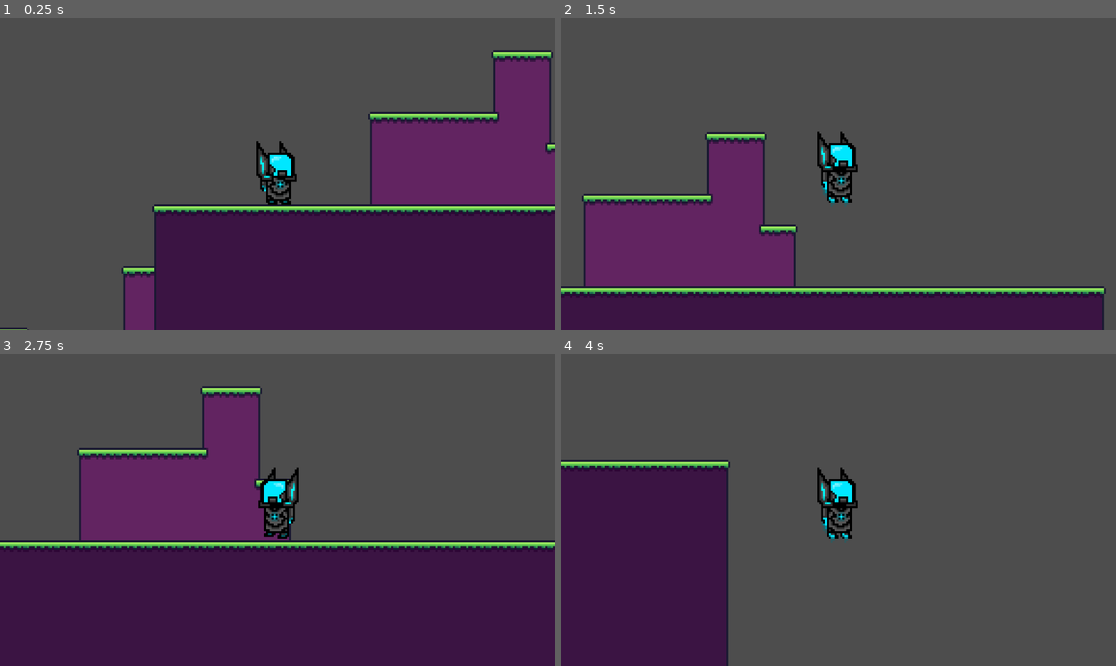
Above: before the commit, frames 1-4 (two rows, left to right).
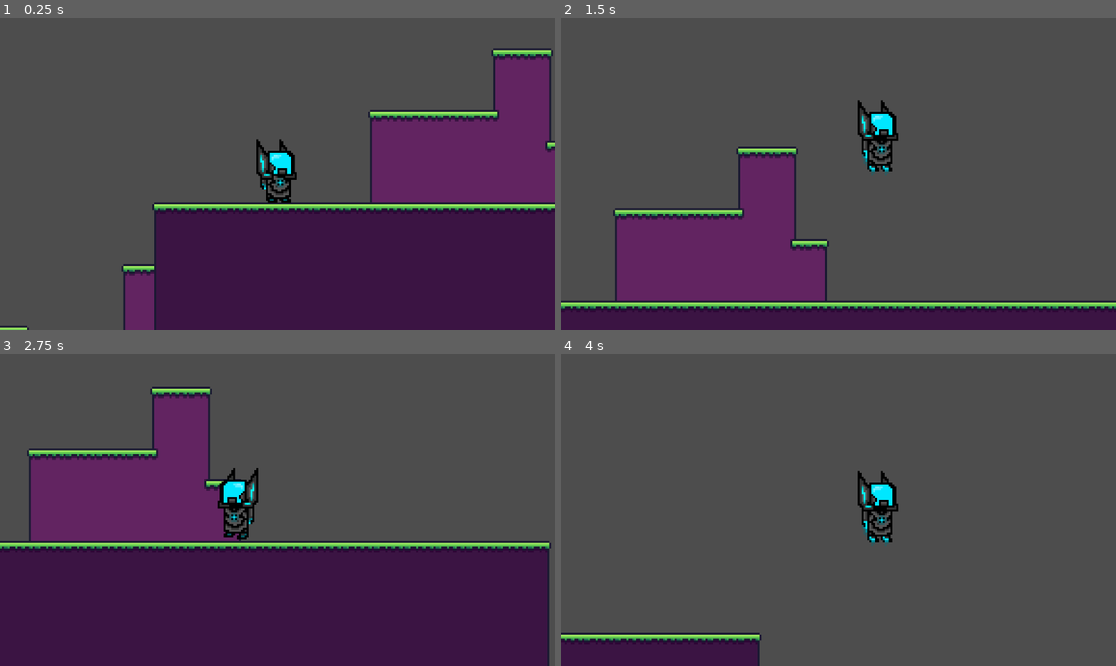
Above: after the commit, the same moments.

Repository: krit8624/Reclaimation
Game: Godot game, scene res://Assets/Scences/Areas/area_1.tscn
The game is run twice, just before and just after one commit, with the same random seed, the same clock (stepped at 60 frames per second) and the same inputs.
Inputs:
- Up to frame 1 (0.25 s): no input
- Up to frame 2 (1.5 s): hold Space (jump) 0.53-1.28 s; hold D (move_right) from 0.53 s (still down); tap Space (jump) at 1.35 s
- Up to frame 3 (2.75 s): tap Space (jump) at 1.52, 1.82 s; release D (move_right) at 2.03 s; hold A (move_left) from 2.03 s (still down); hold Space (jump) from 2.03 s (still down)
- Up to frame 4 (4 s): release A (move_left) at 2.78 s; release Space (jump) at 2.78 s; hold D (move_right) from 2.78 s (still down); tap Space (jump) at 2.85, 3.02, 3.32 s; hold Space (jump) from 3.53 s (still down)

The runs differ from the first frame. In frame 1, 4.4% of the frame differs, in the area x 0-100%, y 9-100%; in frame 2, 17%; in frame 3, 12%; in frame 4, 20%, in the area x 0-61%, y 33-100%.

Commit message:
Add player can move down through one way floor

Diff:
--- a/Assets/Scences/Areas/area_1.tscn
+++ b/Assets/Scences/Areas/area_1.tscn
@@ -8,16 +8,16 @@
 0:0/0 = 0
 0:0/0/terrain_set = 0
 0:0/0/terrain = 0
-0:0/0/physics_layer_0/polygon_0/points = PackedVector2Array(-8, -8, 8, -8, 8, -4, -8, -4)
-0:0/0/physics_layer_0/polygon_0/one_way = true
+0:0/0/physics_layer_1/polygon_0/points = PackedVector2Array(-8, -8, 8, -8, 8, -4, -8, -4)
+0:0/0/physics_layer_1/polygon_0/one_way = true
 0:0/0/terrains_peering_bit/right_side = 0
 0:0/0/terrains_peering_bit/bottom_right_corner = 0
 0:0/0/terrains_peering_bit/bottom_side = 0
 1:0/0 = 0
 1:0/0/terrain_set = 0
 1:0/0/terrain = 0
-1:0/0/physics_layer_0/polygon_0/points = PackedVector2Array(-8, -8, 8, -8, 8, -4, -8, -4)
-1:0/0/physics_layer_0/polygon_0/one_way = true
+1:0/0/physics_layer_1/polygon_0/points = PackedVector2Array(-8, -8, 8, -8, 8, -4, -8, -4)
+1:0/0/physics_layer_1/polygon_0/one_way = true
 1:0/0/terrains_peering_bit/right_side = 0
 1:0/0/terrains_peering_bit/bottom_right_corner = 0
 1:0/0/terrains_peering_bit/bottom_side = 0
@@ -26,16 +26,16 @@
 2:0/0 = 0
 2:0/0/terrain_set = 0
 2:0/0/terrain = 0
-2:0/0/physics_layer_0/polygon_0/points = PackedVector2Array(-8, -8, 8, -8, 8, -4, -8, -4)
-2:0/0/physics_layer_0/polygon_0/one_way = true
+2:0/0/physics_layer_1/polygon_0/points = PackedVector2Array(-8, -8, 8, -8, 8, -4, -8, -4)
+2:0/0/physics_layer_1/polygon_0/one_way = true
 2:0/0/terrains_peering_bit/bottom_side = 0
 2:0/0/terrains_peering_bit/bottom_left_corner = 0
 2:0/0/terrains_peering_bit/left_side = 0
 3:0/0 = 0
 3:0/0/terrain_set = 0
 3:0/0/terrain = 0
-3:0/0/physics_layer_0/polygon_0/points = PackedVector2Array(-8, -8, 8, -8, 8, -4, -8, -4)
-3:0/0/physics_layer_0/polygon_0/one_way = true
+3:0/0/physics_layer_1/polygon_0/points = PackedVector2Array(-8, -8, 8, -8, 8, -4, -8, -4)
+3:0/0/physics_layer_1/polygon_0/one_way = true
 3:0/0/terrains_peering_bit/bottom_side = 0
 4:0/0 = 0
 4:0/0/terrain_set = 0
@@ -136,27 +136,27 @@
 0:3/0 = 0
 0:3/0/terrain_set = 0
 0:3/0/terrain = 0
-0:3/0/physics_layer_0/polygon_0/points = PackedVector2Array(-8, -8, 8, -8, 8, -4, -8, -4)
-0:3/0/physics_layer_0/polygon_0/one_way = true
+0:3/0/physics_layer_1/polygon_0/points = PackedVector2Array(-8, -8, 8, -8, 8, -4, -8, -4)
+0:3/0/physics_layer_1/polygon_0/one_way = true
 0:3/0/terrains_peering_bit/right_side = 0
 1:3/0 = 0
 1:3/0/terrain_set = 0
 1:3/0/terrain = 0
-1:3/0/physics_layer_0/polygon_0/points = PackedVector2Array(-8, -8, 8, -8, 8, -4, -8, -4)
-1:3/0/physics_layer_0/polygon_0/one_way = true
+1:3/0/physics_layer_1/polygon_0/points = PackedVector2Array(-8, -8, 8, -8, 8, -4, -8, -4)
+1:3/0/physics_layer_1/polygon_0/one_way = true
 1:3/0/terrains_peering_bit/right_side = 0
 1:3/0/terrains_peering_bit/left_side = 0
 2:3/0 = 0
 2:3/0/terrain_set = 0
 2:3/0/terrain = 0
-2:3/0/physics_layer_0/polygon_0/points = PackedVector2Array(-8, -8, 8, -8, 8, -4, -8, -4)
-2:3/0/physics_layer_0/polygon_0/one_way = true
+2:3/0/physics_layer_1/polygon_0/points = PackedVector2Array(-8, -8, 8, -8, 8, -4, -8, -4)
+2:3/0/physics_layer_1/polygon_0/one_way = true
 2:3/0/terrains_peering_bit/left_side = 0
 3:3/0 = 0
 3:3/0/terrain_set = 0
 3:3/0/terrain = 0
-3:3/0/physics_layer_0/polygon_0/points = PackedVector2Array(-8, -8, 8, -8, 8, -4, -8, -4)
-3:3/0/physics_layer_0/polygon_0/one_way = true
+3:3/0/physics_layer_1/polygon_0/points = PackedVector2Array(-8, -8, 8, -8, 8, -4, -8, -4)
+3:3/0/physics_layer_1/polygon_0/one_way = true
 0:4/0 = 0
 0:4/0/terrain_set = 0
 0:4/0/terrain = 1
@@ -295,7 +295,8 @@
 3:7/0/physics_layer_0/polygon_0/points = PackedVector2Array(-8, -8, 8, -8, 8, 8, -8, 8)
 
 [sub_resource type="TileSet" id="TileSet_wavpt"]
-physics_layer_0/collision_layer = 1
+physics_layer_0/collision_layer = 256
+physics_layer_1/collision_layer = 512
 terrain_set_0/mode = 0
 terrain_set_0/terrain_0/name = "one_way_ground"
 terrain_set_0/terrain_0/color = Color(0.060162716, 0.711201, 0.46639365, 1)
--- a/Assets/Scences/player.tscn
+++ b/Assets/Scences/player.tscn
@@ -119,17 +119,20 @@
 }]
 
 [sub_resource type="CapsuleShape2D" id="CapsuleShape2D_xtx3v"]
-radius = 11.0
+radius = 8.031546
 height = 32.0
 
 [node name="Player" type="CharacterBody2D"]
+collision_mask = 768
 script = ExtResource("1_xtx3v")
 speed = 6.5
-jump_power = 12.5
+jump_power = 10.5
 
 [node name="Camera2D" type="Camera2D" parent="."]
 offset = Vector2(0, -15)
 zoom = Vector2(4, 4)
+position_smoothing_enabled = true
+position_smoothing_speed = 8.0
 
 [node name="PlayerAnimator" type="Node2D" parent="." node_paths=PackedStringArray("player_controller")]
 script = ExtResource("2_dqmen")
--- a/Assets/Scripts/player_controller.gd
+++ b/Assets/Scripts/player_controller.gd
@@ -9,6 +9,15 @@
 var direction = 0
 #const SPEED = 300.0
 #const JUMP_VELOCITY = -400.0
+func _input(event):
+	#jump
+	if event.is_action_pressed("jump") and is_on_floor():
+		velocity.y = jump_power * jump_multiplier
+
+	if event.is_action_pressed("move_down"):
+		set_collision_mask_value(10, false)
+	else:
+		set_collision_mask_value(10, true)
 
 
 func _physics_process(delta: float) -> void:
@@ -17,8 +26,7 @@
 		velocity += get_gravity() * delta
 
 	# Handle jump.
-	if Input.is_action_just_pressed("jump") and is_on_floor():
-		velocity.y = jump_power * jump_multiplier
+
 
 	# Get the input direction and handle the movement/deceleration.
 	# As good practice, you should replace UI actions with custom gameplay actions.
--- a/project.godot
+++ b/project.godot
@@ -32,6 +32,17 @@
 "events": [Object(InputEventKey,"resource_local_to_scene":false,"resource_name":"","device":-1,"window_id":0,"alt_press …(192 unchanged characters)…
 ]
 }
+move_down={
+"deadzone": 0.2,
+"events": [Object(InputEventKey,"resource_local_to_scene":false,"resource_name":"","device":-1,"window_id":0,"alt_pressed":false,"shift_pressed":false,"ctrl_pressed":false,"meta_pressed":false,"pressed":false,"keycode":0,"physical_keycode":83,"key_label":0,"unicode":115,"location":0,"echo":false,"script":null)
+]
+}
+
+[layer_names]
+
+2d_physics/layer_1="player"
+2d_physics/layer_9="ground"
+2d_physics/layer_10="one_way_ground"
 
 [rendering]
 
